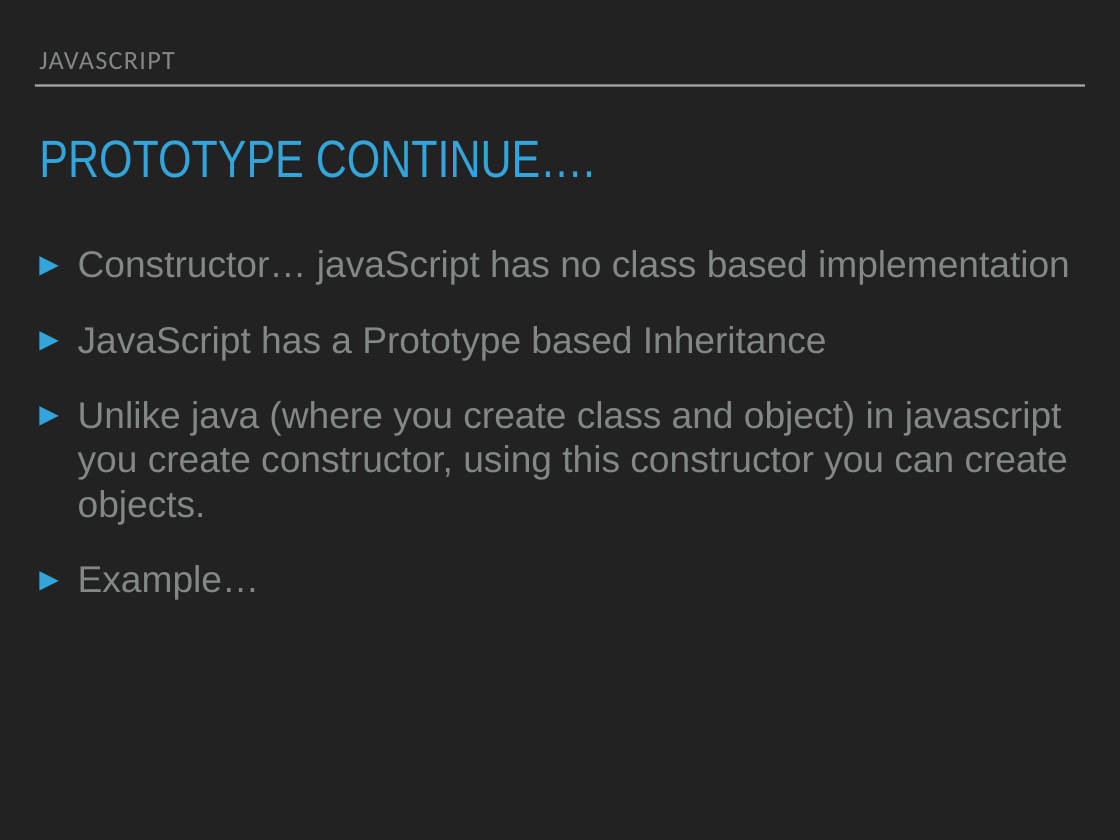
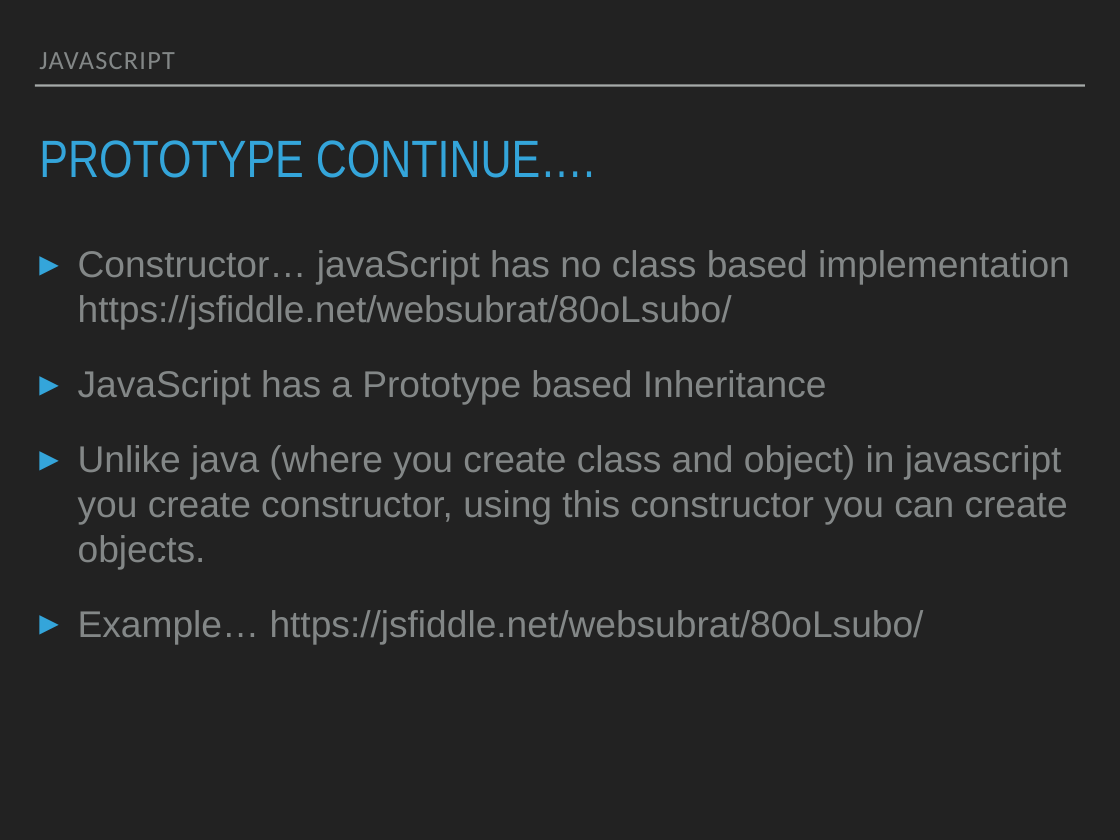
Before and after one commit to websubrat/trainingJS, a slide deck: slide 13 of javaScript.pptx. Drawn at 1120x840 pixels with LibreOffice and Linux fonts; fonts in the diff are those of the drawing. Boxes give left, top, right and bottom in pixels: in the first picture for what was removed or moved away, otherwise in the second. Text is boxed around its words. In the diff, an @@ line names an element or a change of style, - is before the commit and + after.

Commit message:
adding for class3

```diff
--- a/javaScript.pptx
+++ b/javaScript.pptx
@@ text at (78,250,1070,329): text changed @@
-▸ Constructor… javaScript has no class based implementation
+▸ Constructor… javaScript has no class based implementation https://jsfiddle.net/websubrat/80oLsubo/
@@ text at (78,610,924,644): text changed @@
-▸ Example…
+▸ Example… https://jsfiddle.net/websubrat/80oLsubo/
```
Also in this commit, not shown: 2 slides added, 1 other file.
